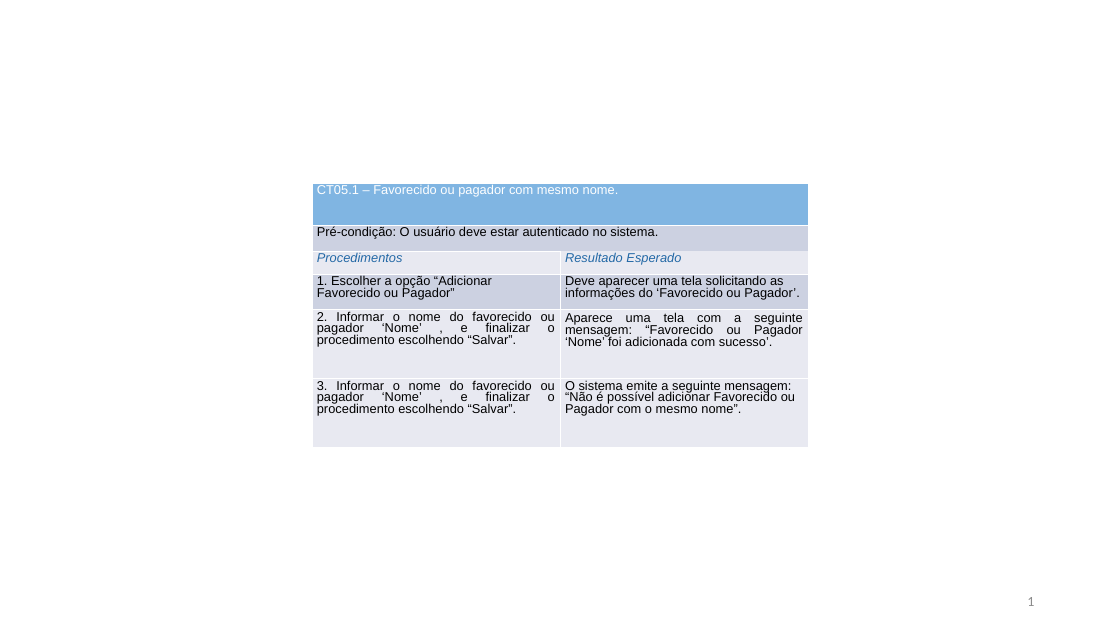
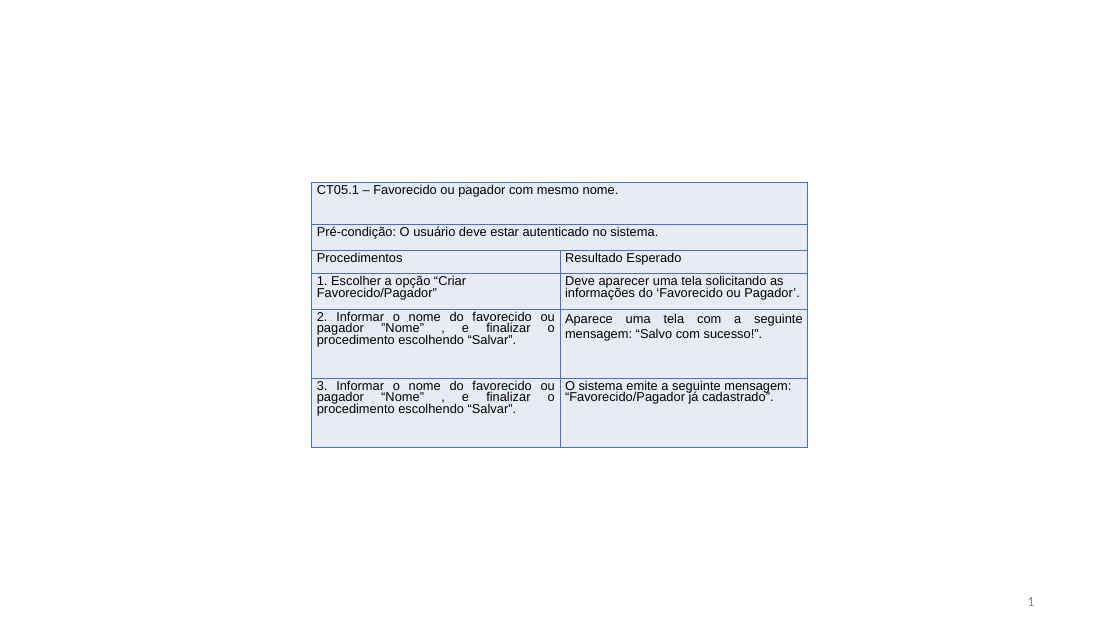
Before and after one commit to evertonschuster/GestaoFinancaPessoal, a slide deck: slide 1 of GestaoFinancaPessoal/GestaoFinancaPessoal/Documentos/Entrega-02/TestesAceitaçãoUS05.pptx. Drawn at 1120x630 pixels with LibreOffice and Linux fonts; fonts in the diff are those of the drawing. Boxes give left, top, right and bottom in pixels: in the first picture for what was removed or moved away, otherwise in the second. Text is boxed around its words. In the diff, an @@ line names an element or a change of style, - is before the commit and + after.

```diff
--- a/GestaoFinancaPessoal/GestaoFinancaPessoal/Documentos/Entrega-02/TestesAceitaçãoUS05.pptx
+++ b/GestaoFinancaPessoal/GestaoFinancaPessoal/Documentos/Entrega-02/TestesAceitaçãoUS05.pptx
@@ table at [312, 183, 807, 448] @@
-row 4, column 1: 1. Escolher a opção “Adicionar Favorecido ou Pagador”
+row 4, column 1: 1. Escolher a opção “Criar Favorecido/Pagador”
-row 5, column 1: 2. Informar o nome do favorecido ou pagador ‘Nome’ , e finalizar o procedimento escolhendo “Salvar”.
+row 5, column 1: 2. Informar o nome do favorecido ou pagador ”Nome” , e finalizar o procedimento escolhendo “Salvar”.
-row 5, column 2: Aparece uma tela com a seguinte mensagem: “Favorecido ou Pagador ‘Nome’ foi adicionada com sucesso’.
+row 5, column 2: Aparece uma tela com a seguinte mensagem: “Salvo com sucesso!”.
-row 6, column 1: 3. Informar o nome do favorecido ou pagador ‘Nome’ , e finalizar o procedimento escolhendo “Salvar”.
+row 6, column 1: 3. Informar o nome do favorecido ou pagador “Nome” , e finalizar o procedimento escolhendo “Salvar”.
-row 6, column 2: O sistema emite a seguinte mensagem: “Não é possível adicionar Favorecido ou Pagador com o mesmo nome”.
+row 6, column 2: O sistema emite a seguinte mensagem: “Favorecido/Pagador já cadastrado”.
@@ fill #80B5E2 to #E9EBF5 in row 1, column 1 @@
@@ fill #CCD1E1 to #E9EBF5 in 3 cells @@
@@ fill #E8E9F1 to #E9EBF5 in 6 cells @@
@@ text colour #FFFFFF to #000000 in "CT05.1 – Favorecido ou pagador com mesmo ..." @@
@@ text colour #2469A6 to #000000, italic off in "Procedimentos", "Resultado Esperado" @@
@@ borders changed @@
```
Also in this commit, not shown: 14 other slides changed, 4 other files.
